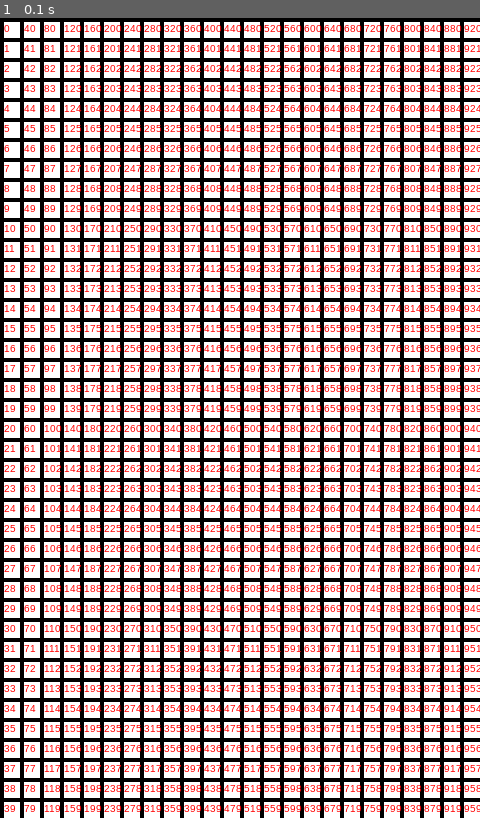
Above: before the commit, frame 1.
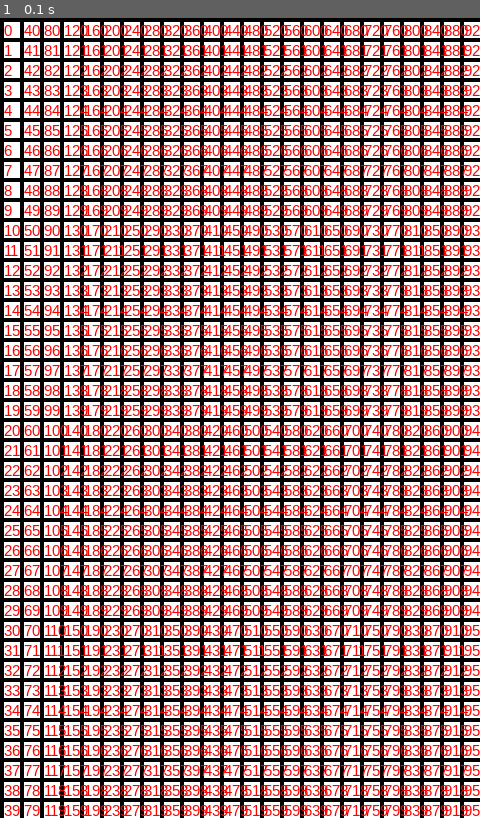
Above: after the commit, the same moment.

Repository: razekmh/painter
Game: pygame game, started from pixel_art_geom.py
The game is run twice, just before and just after one commit, with the same random seed, the same clock (stepped at 60 frames per second) and the same inputs.
Inputs:
- Up to frame 1 (0.1 s): no input

The runs differ from the first frame. In frame 1, 36% of the frame differs, in the area x 0-100%, y 0-100%.

Commit message:
try different font size

Diff:
--- a/pixel_art_geom.py
+++ b/pixel_art_geom.py
@@ -50,7 +50,7 @@
 
 
 def write_numbers_on_squares(dict_of_squares):
-    font = pygame.font.SysFont("Arial", 10)
+    font = pygame.font.SysFont("Arial", 15)
     for square_index, square_info in dict_of_squares.items():
         screen.blit(
             font.render(str(int(square_index)), True, (255, 0, 0)),
